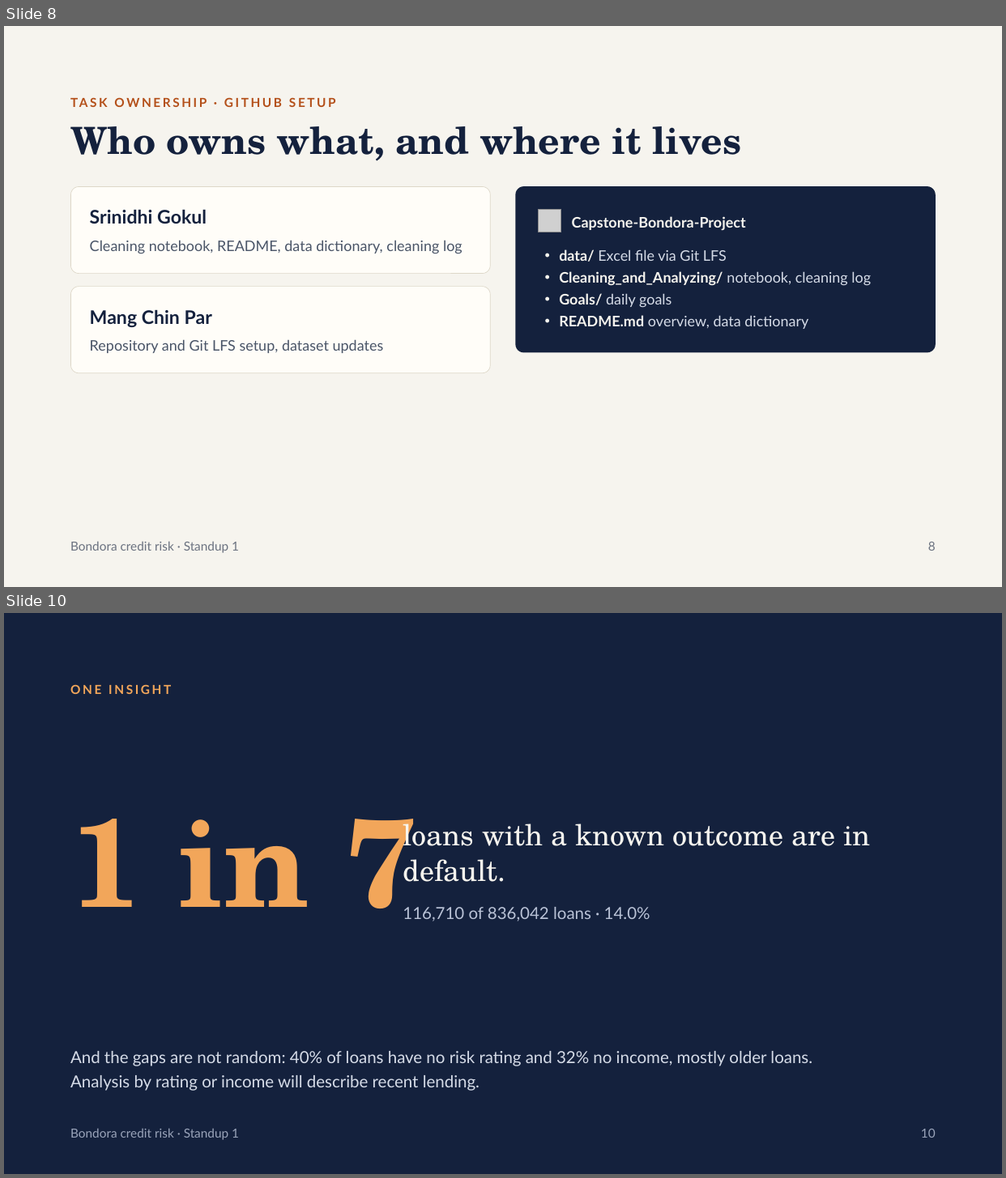
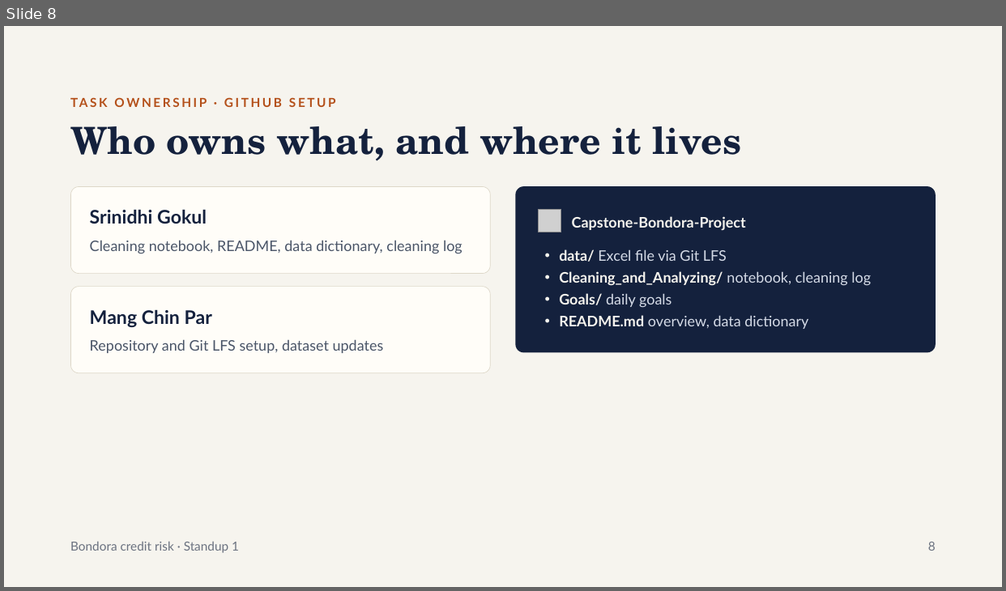
Before and after one commit to chinmang3-ui/Capstone-Bondora-Project, a slide deck: Bondora Credit Risk – Standup 1.pptx. Shown one above the other, each under a label of ours: slides 8 and 10 before the commit, slide 8 after it; the slides between them are not shown. The pictures are 1006x1178 and 1006x591 pixels, drawn with LibreOffice and Linux fonts; fonts in the diff are those of the drawing; grey boxes stand for pictures. Boxes give left, top, right and bottom in pixels: in the first picture for what was removed or moved away, otherwise in the second. Text is boxed around its words. In the diff, an @@ line names an element or a change of style, - is before the commit and + after.

```diff
--- a/Bondora Credit Risk – Standup 1.pptx
+++ b/Bondora Credit Risk – Standup 1.pptx
@@ slide 10 removed at [4,613,1002,1174], background #14213D @@
@@ text removed at [70,684,171,694] @@
-ONE INSIGHT
@@ text removed at [70,819,416,919] @@
-1 in 7
@@ text removed at [403,819,870,882] @@
-loans with a known outcome are in default.
@@ text removed at [403,907,650,922] @@
-116,710 of 836,042 loans · 14.0%
@@ text removed at [70,1051,812,1091] @@
-And the gaps are not random: 40% of loans have no risk rating and 32% no income, mostly older loans. Analysis by rating or income will describe recent lending.
@@ text removed at [70,1129,239,1140] @@
-Bondora credit risk · Standup 1
@@ text removed at [921,1129,936,1138] @@
-10
```
Also in this commit, not shown: 5 slides changed, 2 slides added, 1 other slide removed, 1 other file.
